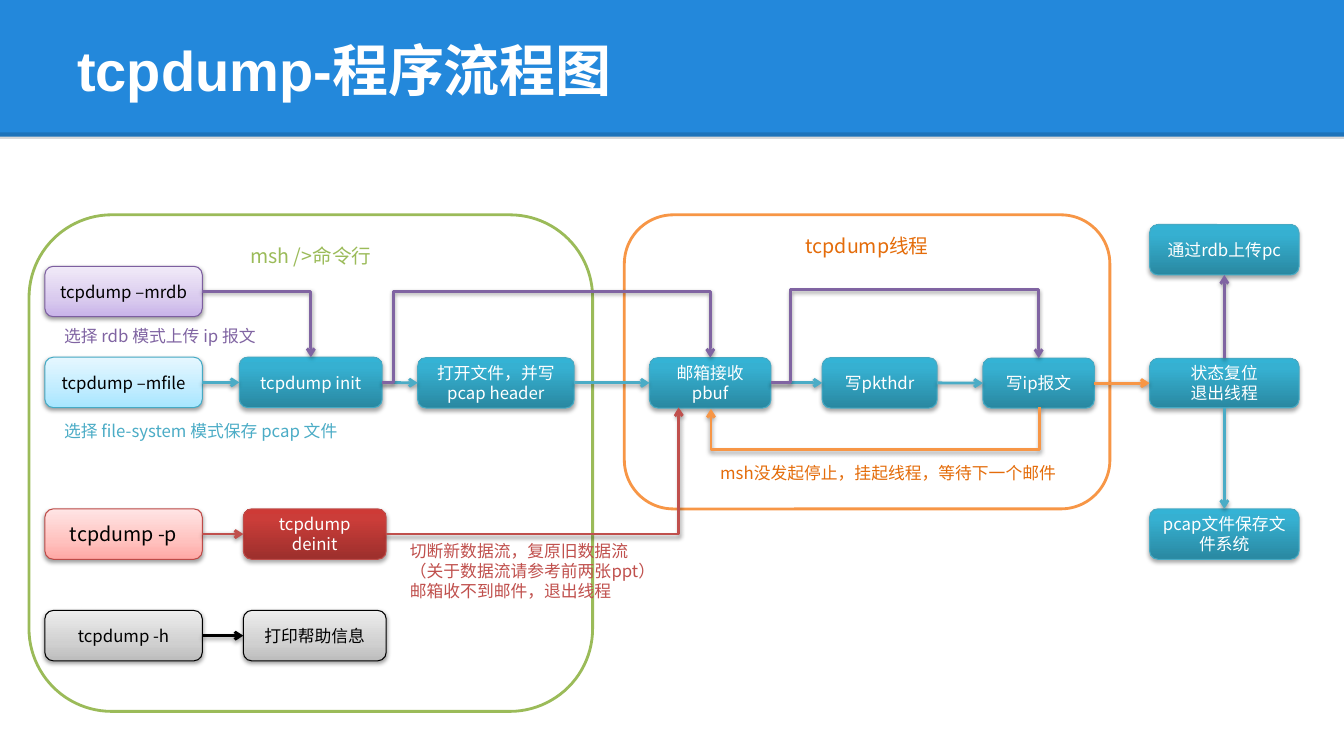
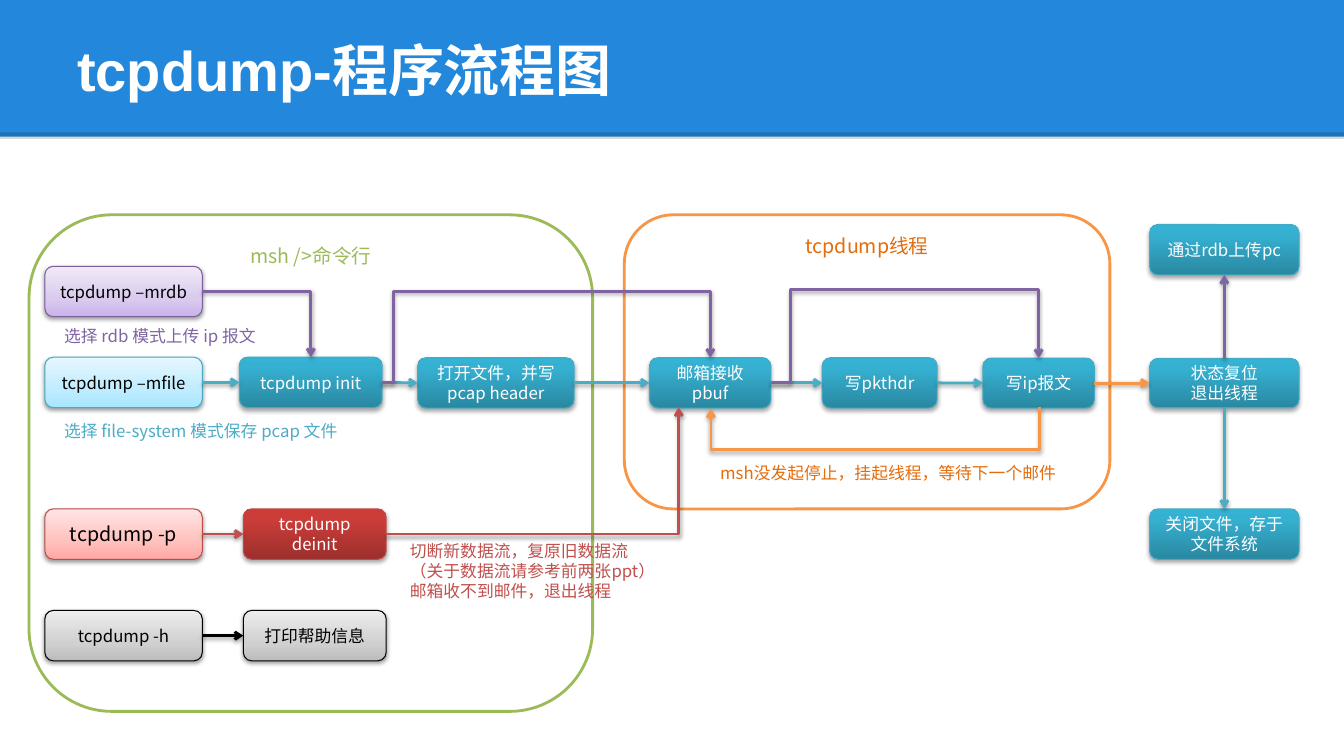
Before and after one commit to lepustse/tcpdump, a slide deck: slide 8 of tcpdump.pptx. Drawn at 1344x756 pixels with LibreOffice and Linux fonts; fonts in the diff are those of the drawing; background and template pictures are left out. Boxes give left, top, right and bottom in pixels: in the first picture for what was removed or moved away, otherwise in the second. Text is boxed around its words. In the diff, an @@ line names an element or a change of style, - is before the commit and + after.

```diff
--- a/tcpdump.pptx
+++ b/tcpdump.pptx
@@ text in rounded rectangle at box(1165, 516, 1282, 552): text changed @@
-pcap文件保存文件系统
+关闭文件，存于文件系统
```
Also in this commit, not shown: 3 other files.
